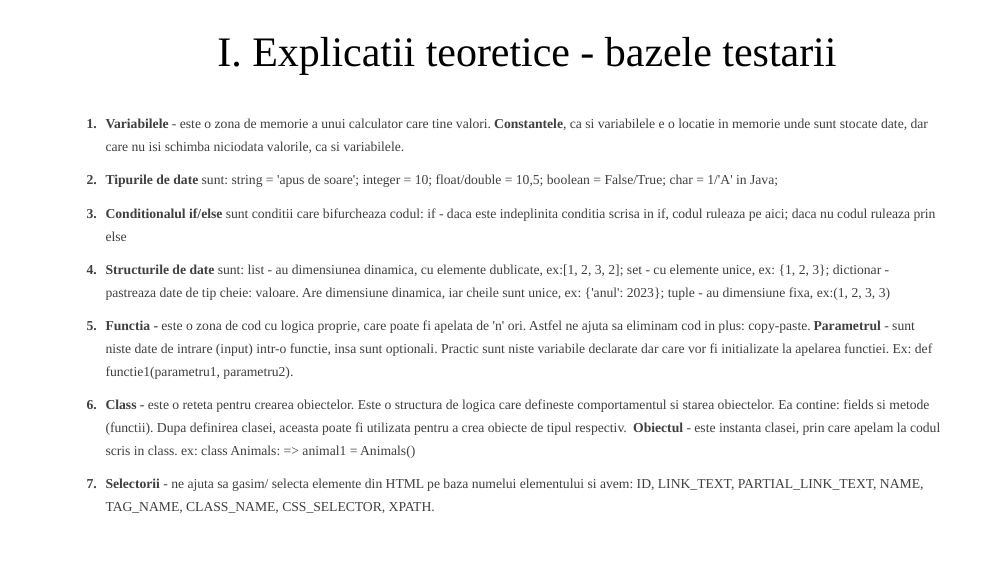
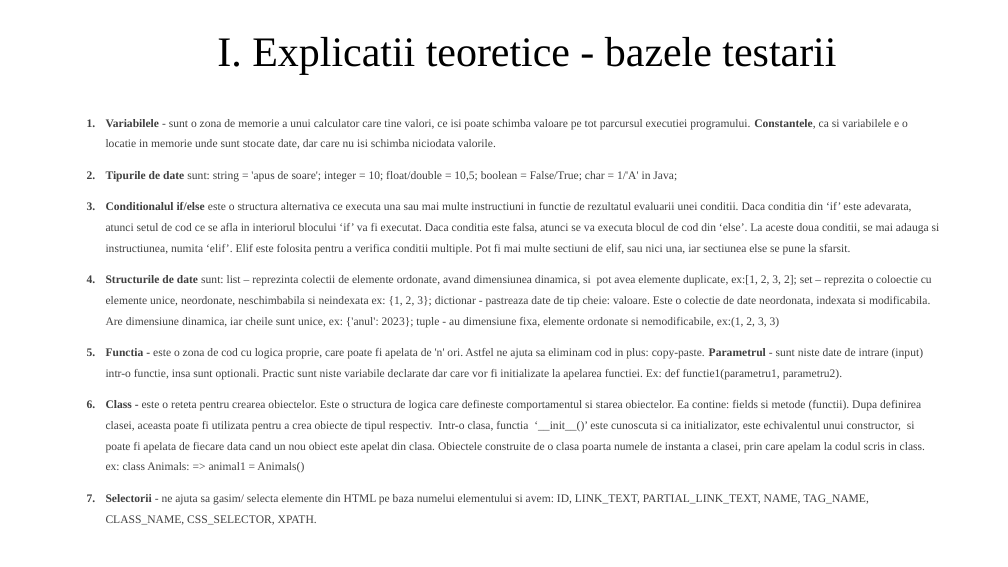
Before and after one commit to godavid128/Test_Website_medtinker, a slide deck: slide 2 of PROIECT FINAL - GORODETCHI DAVID.pptx. Drawn at 1008x567 pixels with LibreOffice and Linux fonts; fonts in the diff are those of the drawing; background and template pictures are left out. Boxes give left, top, right and bottom in pixels: in the first picture for what was removed or moved away, otherwise in the second. Text is boxed around its words. In the diff, an @@ line names an element or a change of style, - is before the commit and + after.

```diff
--- a/PROIECT FINAL - GORODETCHI DAVID.pptx
+++ b/PROIECT FINAL - GORODETCHI DAVID.pptx
@@ text at <box>106,119,908,149</box>: text changed; size 12.9 to 11 pt @@
-1. Variabilele - este o zona de memorie a unui calculator care tine valori. Constantele, ca si variabilele e o locatie in memorie unde sunt stocate date, dar care nu isi schimba niciodata valorile, ca si variabilele.
+1. Variabilele - sunt o zona de memorie a unui calculator care tine valori, ce isi poate schimba valoare pe tot parcursul executiei programului. Constantele, ca si variabilele e o locatie in memorie unde sunt stocate date, dar care nu isi schimba niciodata valorile.
@@ text at <box>106,171,923,525</box>: size 12.9 to 11 pt in "Tipurile de date sunt: string = 'apus ...", "Functia - este o zona de cod ...", "Selectorii - ne ajuta sa gasim/ selecta ..."; line spacing 1.4 to 1.5 @@
@@ text at <box>106,202,940,328</box>: text changed; size 12.9 to 11 pt @@
-3. Conditionalul if/else sunt conditii care bifurcheaza codul: if - daca este indeplinita conditia scrisa in if, codul ruleaza pe aici; daca nu codul ruleaza prin else
-4. Structurile de date sunt: list - au dimensiunea dinamica, cu elemente dublicate, ex:[1, 2, 3, 2]; set - cu elemente unice, ex: {1, 2, 3}; dictionar - pastreaza date de tip cheie: valoare. Are dimensiune dinamica, iar cheile sunt unice, ex: {'anul': 2023}; tuple - au dimensiune fixa, ex:(1, 2, 3, 3)
+3. Conditionalul if/else este o structura alternativa ce executa una sau mai multe instructiuni in functie de rezultatul evaluarii unei conditii. Daca conditia din ‘if’ este adevarata, atunci setul de cod ce se afla in interiorul blocului ‘if’ va fi executat. Daca conditia este falsa, atunci se va executa blocul de cod din ‘else’. La aceste doua conditii, se mai adauga si instructiunea, numita ‘elif’. Elif este folosita pentru a verifica conditii multiple. Pot fi mai multe sectiuni de elif, sau nici una, iar sectiunea else se pune la sfarsit.
+4. Structurile de date sunt: list – reprezinta colectii de elemente ordonate, avand dimensiunea dinamica, si pot avea elemente duplicate, ex:[1, 2, 3, 2]; set – reprezita o coloectie cu elemente unice, neordonate, neschimbabila si neindexata ex: {1, 2, 3}; dictionar - pastreaza date de tip cheie: valoare. Este o colectie de date neordonata, indexata si modificabila. Are dimensiune dinamica, iar cheile sunt unice, ex: {'anul': 2023}; tuple - au dimensiune fixa, elemente ordonate si nemodificabile, ex:(1, 2, 3, 3)
@@ text at <box>106,400,925,472</box>: text changed; size 12.9 to 11 pt @@
-6. Class - este o reteta pentru crearea obiectelor. Este o structura de logica care defineste comportamentul si starea obiectelor. Ea contine: fields si metode (functii). Dupa definirea clasei, aceasta poate fi utilizata pentru a crea obiecte de tipul respectiv. Obiectul - este instanta clasei, prin care apelam la codul scris in class. ex: class Animals: => animal1 = Animals()
+6. Class - este o reteta pentru crearea obiectelor. Este o structura de logica care defineste comportamentul si starea obiectelor. Ea contine: fields si metode (functii). Dupa definirea clasei, aceasta poate fi utilizata pentru a crea obiecte de tipul respectiv. Intr-o clasa, functia ‘__init__()’ este cunoscuta si ca initializator, este echivalentul unui constructor, si poate fi apelata de fiecare data cand un nou obiect este apelat din clasa. Obiectele construite de o clasa poarta numele de instanta a clasei, prin care apelam la codul scris in class. ex: class Animals: => animal1 = Animals()
```
Also in this commit, not shown: 9 other slides changed, 10 other files.
